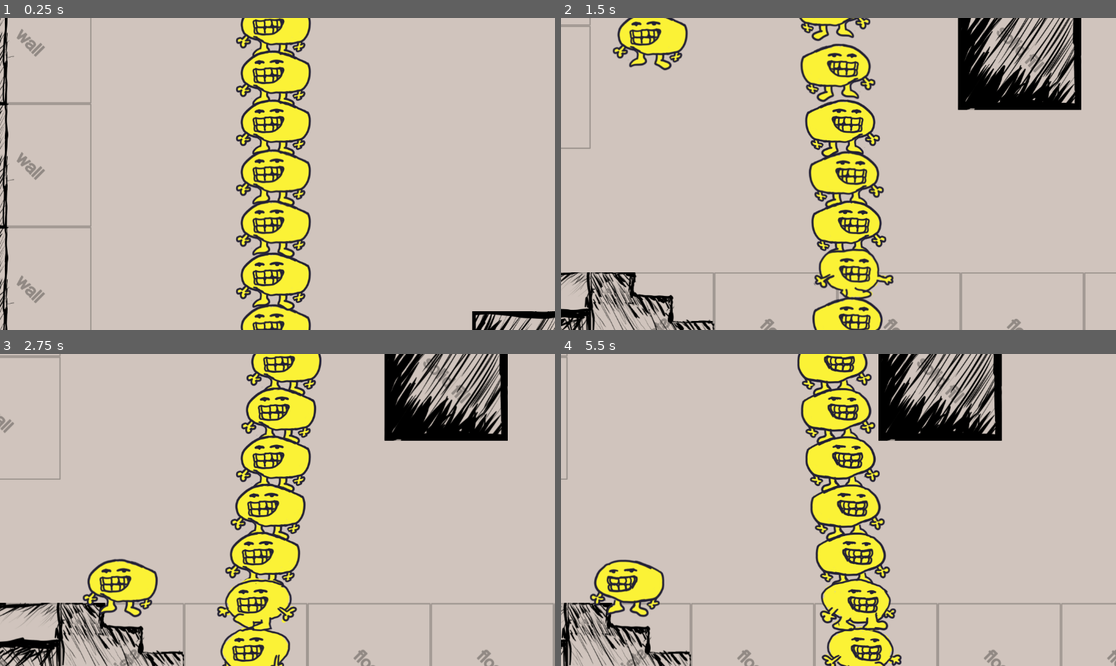
Above: before the commit, frames 1-4 (two rows, left to right).
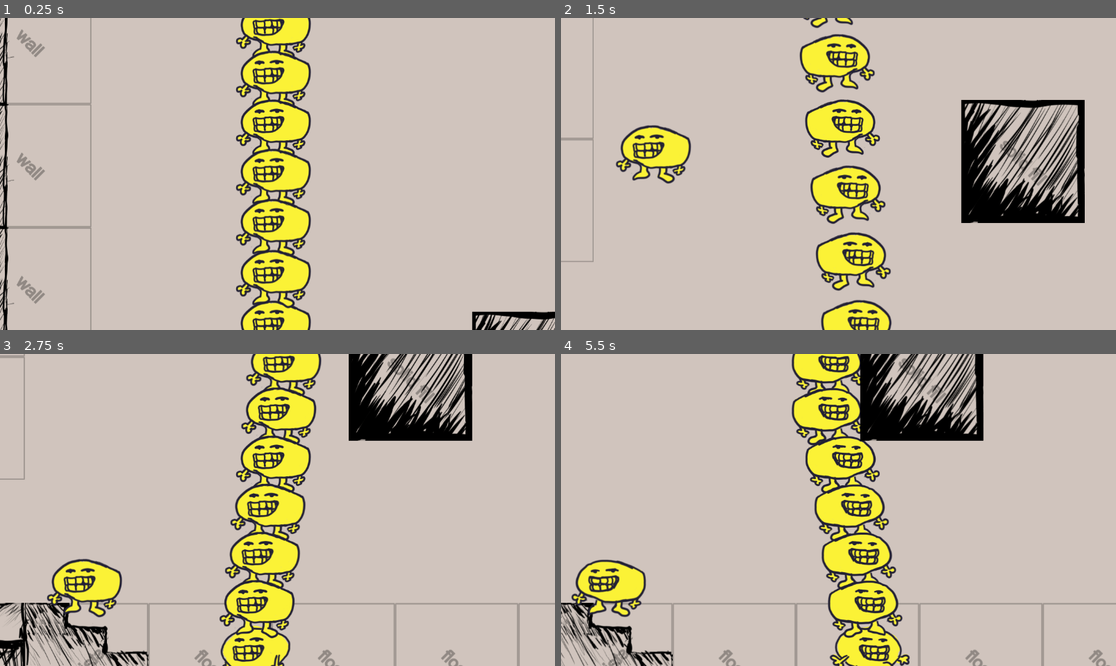
Above: after the commit, the same moments.

Repository: JCoMcL/gourt-game
Game: Godot game, scene res://level/office-level.tscn
Same seed, same stepped clock (60 frames per second), same inputs: the game is played once before the commit and once after it.
Inputs (mouse positions are in pixels of both pictures, inside the frame that each line leads up to):
- Up to frame 1 (0.25 s): no input
- Up to frame 2 (1.5 s): move the mouse to (960, 158) at 0.52 s; hold Right (go right) 0.53-1.25 s; hold Right mouse button (probe) 0.53-1.25 s; click (960, 158) at 0.67 s; drag from (727, 189) to (810, 236) at 1.27 s
- Up to frame 3 (2.75 s): move the mouse to (333, 441) at 2.02 s; hold Left (go left) from 2.03 s (still down); hold Right mouse button (probe) from 2.03 s (still down)
- Up to frame 4 (5.5 s): release Left (go left) at 2.75 s; release Right mouse button (probe) at 2.75 s; drag from (810, 572) to (672, 463) at 2.77 s; move the mouse to (1005, 556) at 3.52 s; hold Right (go right) 3.53-4.25 s; hold Right mouse button (probe) 3.53-4.25 s; drag from (672, 463) to (755, 432) at 4.27 s; move the mouse to (866, 510) at 5.02 s; hold Right (go right) from 5.03 s (still down); hold Right mouse button (probe) from 5.03 s (still down); click (866, 510) at 5.17 s

The runs differ from the first frame. In frame 1, 4.1% of the frame differs, in the area x 0-100%, y 0-100%; in frame 2, 25%; in frame 3, 14%; in frame 4, 16%.

Commit message:
add stack elasticity which mostly works except that it is strong enough to resist gravity somewhat and also easily overpowers walking force

Diff:
--- a/gourts/gourt.gd
+++ b/gourts/gourt.gd
@@ -75,14 +75,8 @@
 		triangular_distribution(-1, -2)
 	) * impulse_scale
 
-func snap_to_global(target:Vector2, delta:float, snappiness:float = 600, sharpness:float = 0.3):
-	snap_towards((target - global_position), delta, snappiness, sharpness)
-
-func snap_to(target:Vector2, delta:float, snappiness:float = 600, sharpness:float = 0.3):
-	snap_towards((target - position), delta, snappiness, sharpness)
-
-func snap_towards(direction:Vector2, delta:float, snappiness:float = 600, sharpness:float = 0.3):
-	velocity = velocity.move_toward(direction * sharpness / delta, snappiness)
+func snap_force(initial:Vector2, direction:Vector2, delta:float, snappiness:float = 600, sharpness:float = 0.3) -> Vector2:
+	return initial.move_toward(direction * sharpness / delta, snappiness) - initial #TODO refactor
 
 #TODO reimplement to be less guesswork-oriented
 func get_bounds() -> Rect2:
@@ -144,7 +138,7 @@
 			global_position,
 			global_position + Vector2.DOWN * distance)
 	)
-	if result and result.collider is Gourt:
+	if result and result.collider is Gourt and not result.collider.head_friend: #BM1
 		Gourtilities.stack(self, result.collider)
 
 #var special_layer = ProjectSettings.get_setting("layer_names/2d_physics/special solid")
@@ -159,24 +153,26 @@
 			yeetonate()
 		if k.get_collider() is RigidBody2D:
 			k.get_collider().apply_force(k.get_remainder() * 100, k.get_position() - k.get_collider().global_position )
-		if foot_friend:
-			foot_friend.apply_force(k.get_remainder() * -20)
 
 var forces = []
 func apply_force(force: Vector2):
-	identify(["%v" % force])
 	forces.append(force)
 
+func apply_force_recursive_downwards(force: Vector2, factor:float):
+	force *= factor
+	apply_force(force)
+	if foot_friend:
+		foot_friend.apply_force_recursive_downwards(force, factor)
+
 func _physics_process(delta: float) -> void:
-	if !is_on_floor() && !foot_friend:
-		velocity += get_gravity() * delta
-
 	if foot_friend:
 		var target_offset = Gourtilities.global_perch_position(foot_friend) - global_position
-		if target_offset.length() > (60):
+		if target_offset.length() > (80):
 			break_stack()
 		else:
-			snap_towards(target_offset, delta / Engine.time_scale)
+			var f = snap_force(velocity, target_offset, delta / Engine.time_scale);
+			apply_force(f)
+			foot_friend.apply_force(f * -0.5)
 	else:
 		scan_for_perch()
 
@@ -186,6 +182,9 @@
 	for f in forces:
 		velocity += f
 	forces = []
+	if !is_on_floor() && !foot_friend:
+		velocity += get_gravity() * delta
+
 
 	move_and_slide()
 	check_collision()
